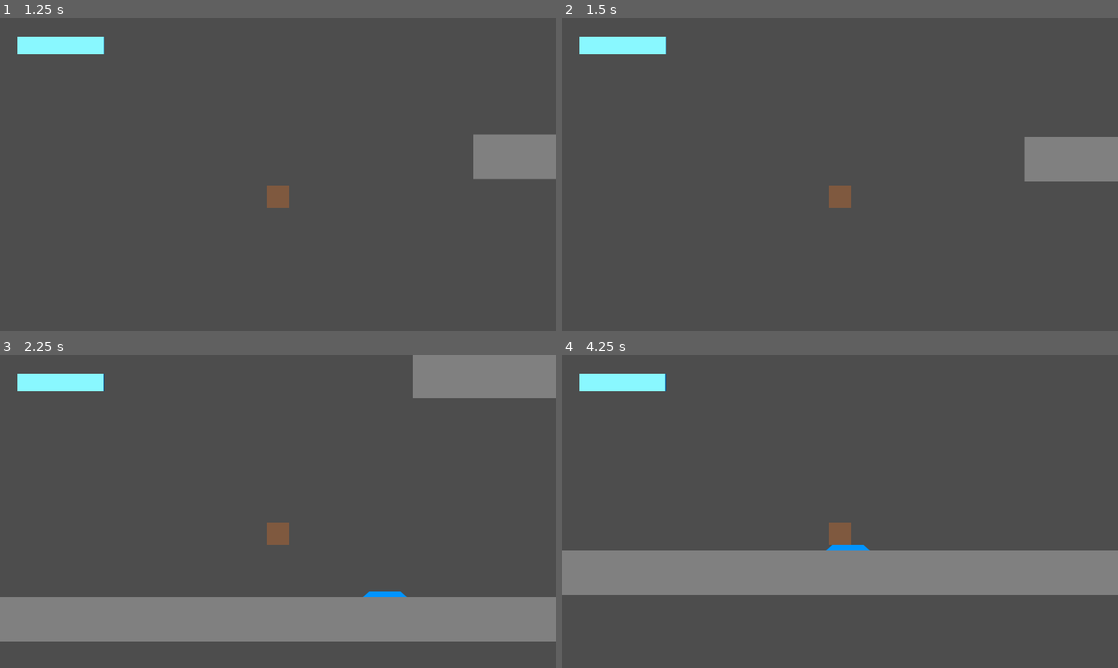
Above: before the commit, frames 1-4 (two rows, left to right).
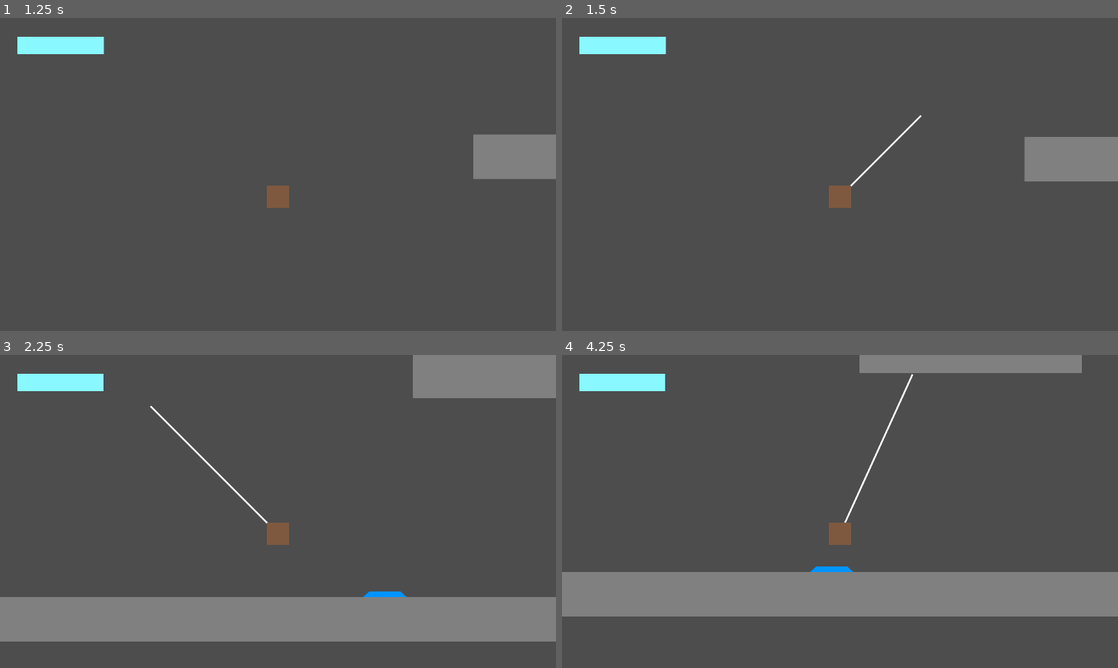
Above: after the commit, the same moments.

Repository: il-Gallone/SpeedJam6
Game: Godot game, scene res://Scenes/test_scene.tscn
The game is run twice, just before and just after one commit, with the same random seed, the same clock (stepped at 60 frames per second) and the same inputs.
Inputs (mouse positions are in pixels of both pictures, inside the frame that each line leads up to):
- Up to frame 1 (1.25 s): move the mouse to (400, 158) at 0.52 s; press the mouse at (400, 158) at 0.53 s; hold Right (ui_right) from 0.53 s (still down); tap Space (jump) at 0.77 s
- Up to frame 2 (1.5 s): keep holding Right (ui_right); move the mouse to (728, 190) at 1.27 s; release the mouse at (728, 190) at 1.28 s; click (728, 190) at 1.35 s
- Up to frame 3 (2.25 s): tap Space (jump) at 1.52 s; move the mouse to (333, 442) at 2.02 s; release Right (ui_right) at 2.03 s; press the mouse at (333, 442) at 2.03 s; hold Left (ui_left) from 2.03 s (still down)
- Up to frame 4 (4.25 s): tap Enter at 2.75 s; move the mouse to (812, 574) at 2.77 s; release Left (ui_left) at 2.78 s; release the mouse at (812, 574) at 2.78 s; hold Right (ui_right) from 2.78 s (still down); click (812, 574) at 2.85 s; tap Space (jump) at 3.02, 3.77 s; move the mouse to (1006, 558) at 3.52 s; press the mouse at (1006, 558) at 3.53 s

Frame 1 is identical in both runs. In frame 2, 0.1% of the frame differs, in the area x 51-65%, y 30-54%; in frame 3, 0.2%; in frame 4, 16%, in the area x 0-100%, y 0-84%.

Commit message:
My Code Works, I have no idea Why

Diff:
--- a/Scripts/PlayerController.gd
+++ b/Scripts/PlayerController.gd
@@ -23,6 +23,7 @@
 var isHookFlying: bool = false
 var isHooked: bool = false
 var isHookReturning: bool = false
+var isHookReady: bool = true
 var hookRopeLength: float = 0.0
 var hookDir:int = 1
 
@@ -38,11 +39,10 @@
 func _physics_process(delta: float) -> void:
 	velocity.y += gravity * delta
 
-
 	var accelDir = Input.get_axis("ui_left", "ui_right")
 	if accelDir != 0:
 		if !isHookFlying:
-			hookDir = accelDir
+			hookDir = int(accelDir)
 		battery -= 1 * delta
 
 	if is_on_floor():
@@ -92,14 +92,14 @@
 				velocity.x = maxSpeed * airMaxSpeedMod
 			if velocity.x <= -maxSpeed * airMaxSpeedMod:
 				velocity.x = -maxSpeed * airMaxSpeedMod
-	if isHookReturning:
-		HookReturn(delta)
+
+
+	if isHookFlying:
+		HookExtend(delta)
 	elif isHooked:
 		HookSwing(delta)
-	elif isHookFlying:
-		HookExtend(delta)
-
-
+	elif isHookReturning:
+		HookReturn(delta)
 
 	if Input.is_action_just_pressed("jump"):
 		if jumpsAvailable > 0:
@@ -108,15 +108,25 @@
 			jumpBuffer = true
 			get_tree().create_timer(jumpBufferTime).timeout.connect(On_Jump_Buffer_Timeout)
 
-	if Input.is_action_just_pressed("grapple") && !isHookFlying && !isHookReturning:
+	if Input.is_action_just_pressed("grapple") && isHookReady:
 		isHookFlying = true
+		isHookReady = false
 
-	if Input.is_action_just_released("grapple") && !isHookReturning:
+	if !Input.is_action_pressed("grapple") && !isHookReturning:
 		isHookReturning = true
 		isHooked = false
 		isHookFlying = false
 
+
+	print(isHookReady)
+
+	print(isHookReturning)
+
+	print(isHooked)
+
+	print(isHookFlying)
 	move_and_slide()
+
 
 	for i in get_slide_collision_count():
 		var collision = get_slide_collision(i)
@@ -144,12 +154,16 @@
 	if hookPos:
 		isHookFlying = false
 		isHooked = true
+		isHookReturning = false
 
 func HookReturn(delta):
 	$GrapplingHook.target_position -= $GrapplingHook.target_position.normalized()*5000*delta
 	if $GrapplingHook.target_position.y > 0:
 		$GrapplingHook.target_position = Vector2(0, 0)
+		isHookFlying = false
+		isHooked = false
 		isHookReturning = false
+		isHookReady= true
 	$Rope.remove_point(1)
 	$Rope.add_point($GrapplingHook.target_position)
 
